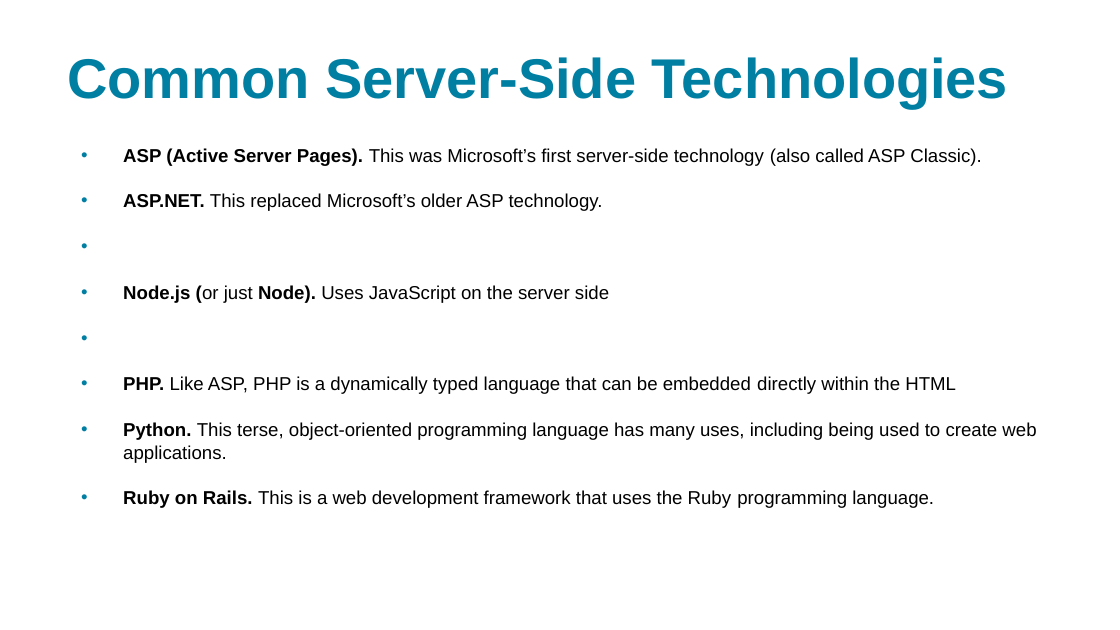
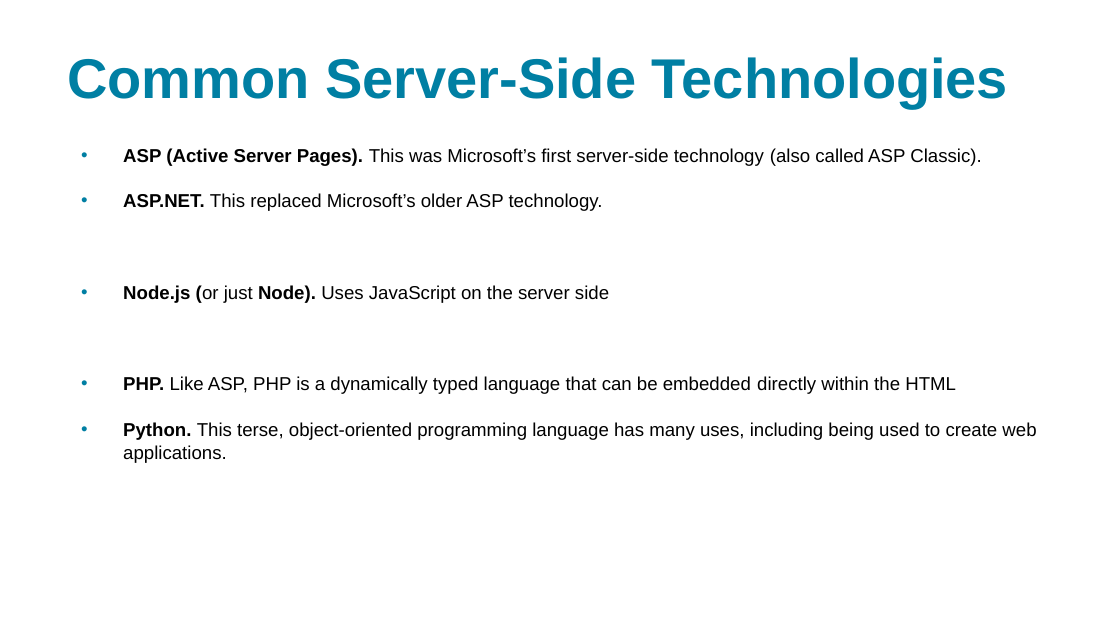
Before and after one commit to xbibogo/MMD24, a slide deck: slide 4 of semester2 PPT/ConnollyHoar_3rdEd_PHP.pptx. Drawn at 1120x630 pixels with LibreOffice and Linux fonts; fonts in the diff are those of the drawing. Boxes give left, top, right and bottom in pixels: in the first picture for what was removed or moved away, otherwise in the second. Text is boxed around its words. In the diff, an @@ line names an element or a change of style, - is before the commit and + after.

```diff
--- a/semester2 PPT/ConnollyHoar_3rdEd_PHP.pptx
+++ b/semester2 PPT/ConnollyHoar_3rdEd_PHP.pptx
@@ text at bbox=[123, 490, 934, 508]: paragraph removed @@
-• Ruby on Rails. This is a web development framework that uses the Ruby programming language.
```
Also in this commit, not shown: 4 other slides changed, 2 slides added, 11 slides removed, 10 other files.
